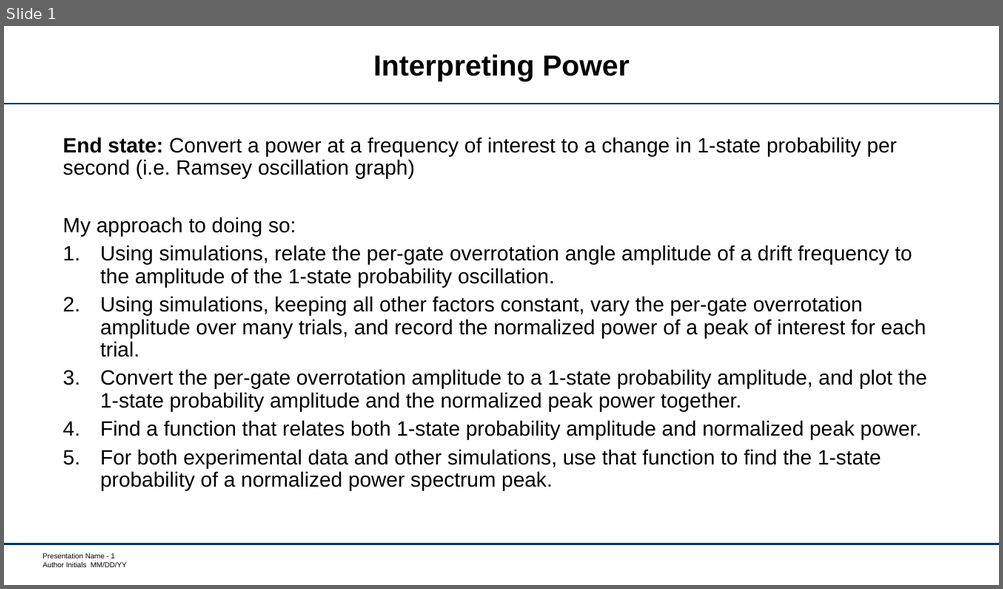
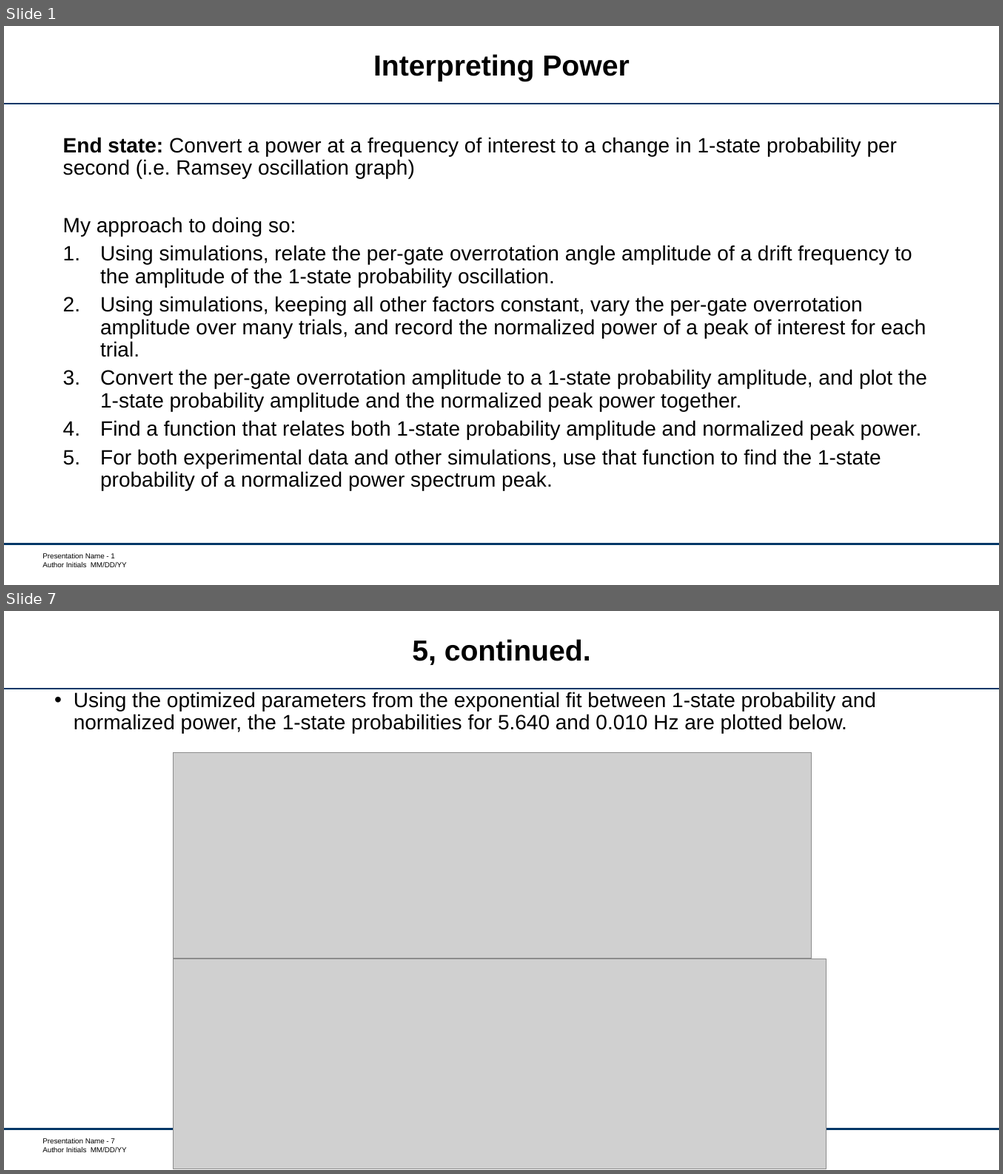
Before and after one commit to garretts-hub/GST_Work, a slide deck: 2018_09_04DriftUpdate.pptx. Shown one above the other, each under a label of ours: slide 1 before the commit, slides 1 and 7 after it; the slides between them are not shown. The pictures are 1003x589 and 1003x1174 pixels, drawn with LibreOffice and Linux fonts; fonts in the diff are those of the drawing; grey boxes stand for pictures; background and template pictures are left out. Boxes give left, top, right and bottom in pixels: in the first picture for what was removed or moved away, otherwise in the second. Text is boxed around its words. In the diff, an @@ line names an element or a change of style, - is before the commit and + after.

```diff
--- a/2018_09_04DriftUpdate.pptx
+++ b/2018_09_04DriftUpdate.pptx
@@ slide 7 added at box(4, 611, 999, 1170), background #FFFFFF; not listed: 3 template elements that a slide beside it also shows @@
@@ title added at box(412, 639, 591, 665), 28 pt, text #000000, bold @@
+5, continued.
@@ text added at box(74, 692, 876, 733), 20 pt, text #000000 @@
+• Using the optimized parameters from the exponential fit between 1-state probability and normalized power, the 1-state probabilities for 5.640 and 0.010 Hz are plotted below.
@@ picture added at box(173, 753, 811, 960) @@
@@ picture added at box(339, 877, 540, 894) @@
@@ picture added at box(173, 959, 826, 1169) @@
@@ picture added at box(311, 1085, 512, 1102) @@
```
Also in this commit, not shown: 6 other slides added, 2 slides removed, 8 other files.
